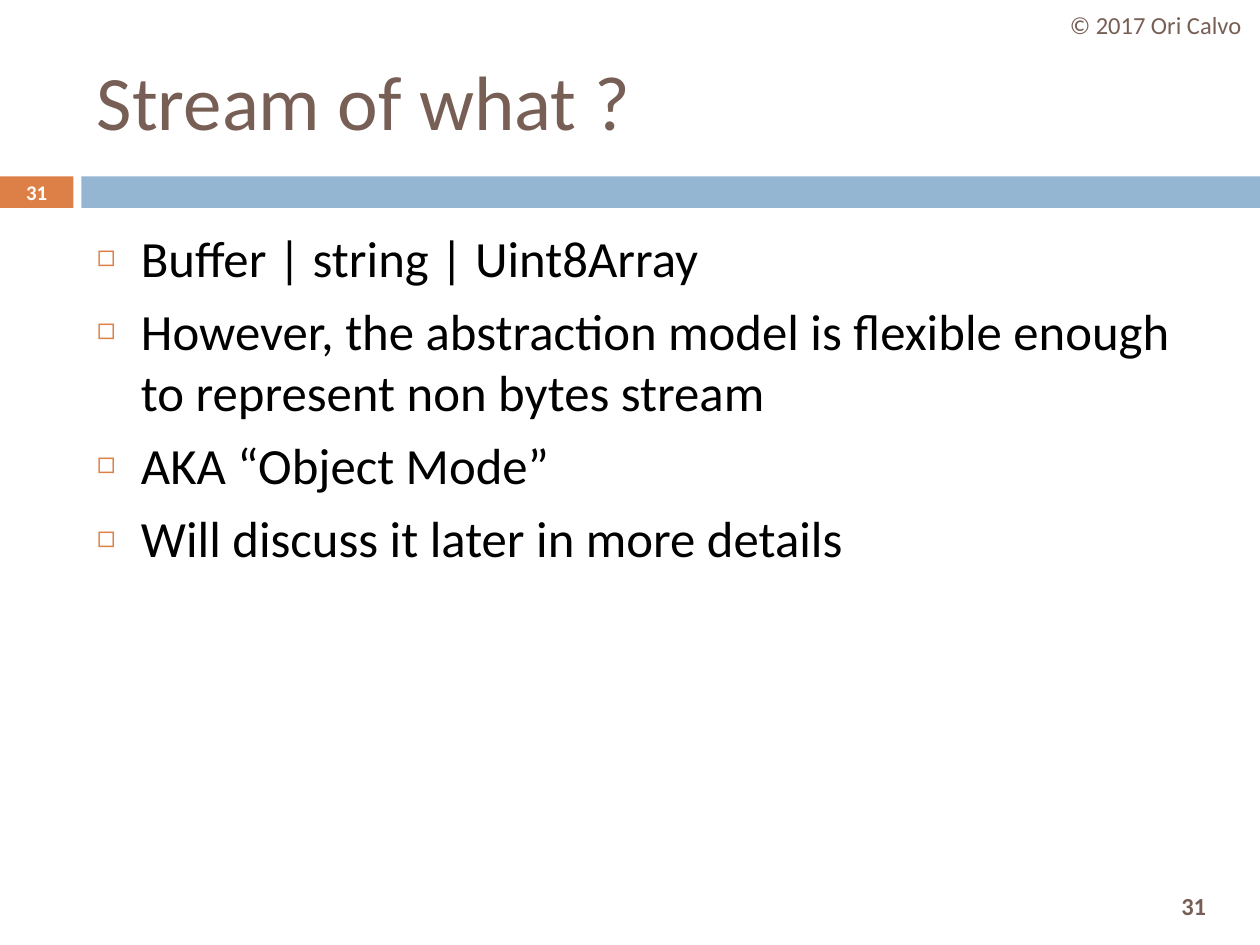
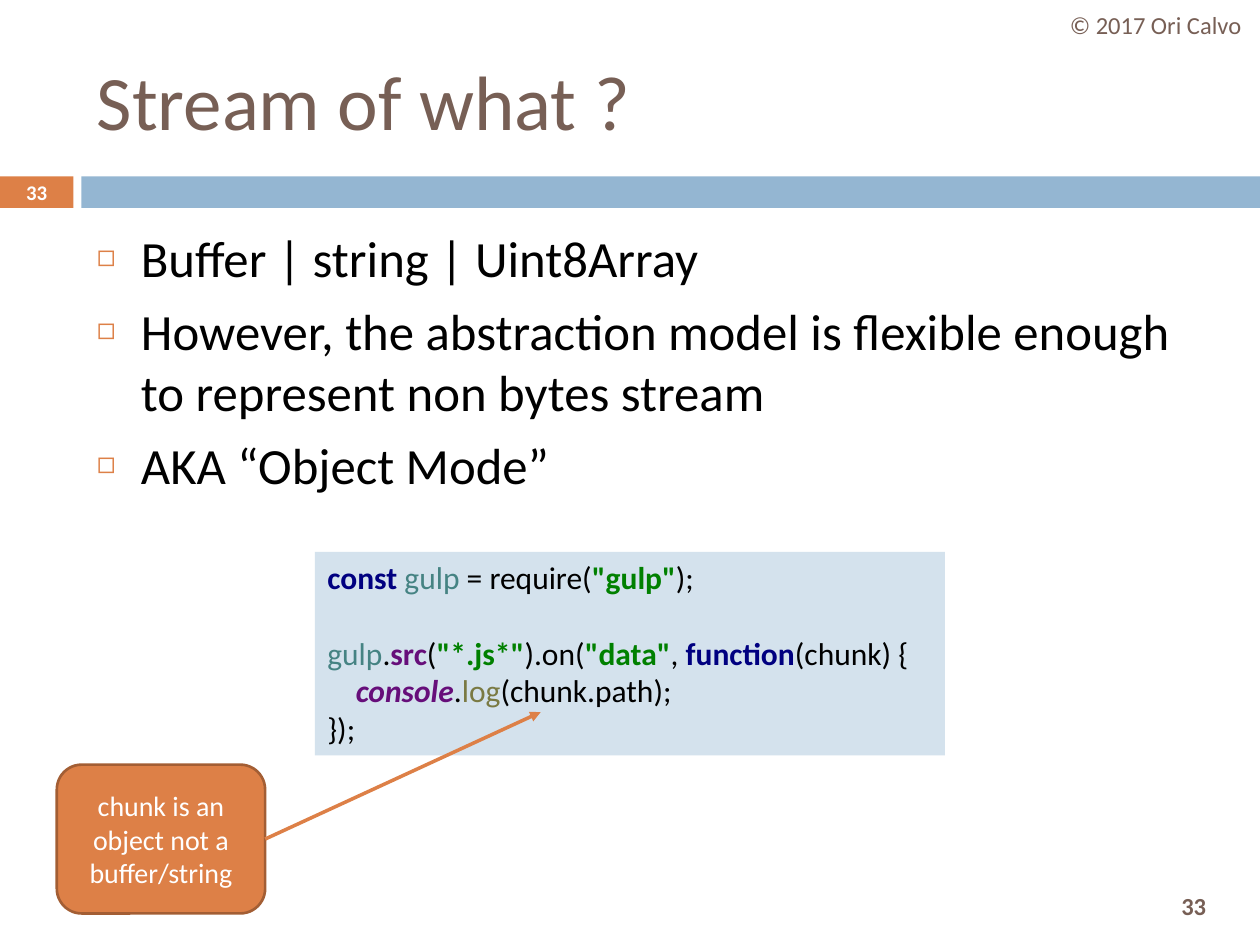
Before and after one commit to oricalvo/course-nodejs, a slide deck: slide 33 of PPTs/05 Core Modules.pptx (slide 31 before the commit). Drawn at 1260x945 pixels with LibreOffice and Linux fonts; fonts in the diff are those of the drawing. Boxes give left, top, right and bottom in pixels: in the first picture for what was removed or moved away, otherwise in the second. Text is boxed around its words. In the diff, an @@ line names an element or a change of style, - is before the commit and + after.

```diff
--- a/PPTs/05 Core Modules.pptx
+++ b/PPTs/05 Core Modules.pptx
@@ page number at [26,186,47,200]: text changed @@
-31
+33
@@ text at [141,521,842,558]: paragraph removed @@
-◻ Will discuss it later in more details
@@ rectangle added at [315,552,945,756], fill #D4E2ED, 18 pt, text #000000 @@
+const gulp = require("gulp");
+gulp.src("*.js*").on("data", function(chunk) {
+console.log(chunk.path);
+});
@@ arrow added from (265, 839) to (541, 712), #DD8047 2 pt @@
@@ rounded rectangle added at [57,765,265,914], fill #DD8047, outline #A35F35 1.5 pt, 16 pt, text #FFFFFF @@
+chunk is an object not a buffer/string
@@ page number at [1181,899,1206,915]: text changed @@
-31
+33
```
Also in this commit, not shown: 5 other slides changed, 4 slides added, 10 other files.
